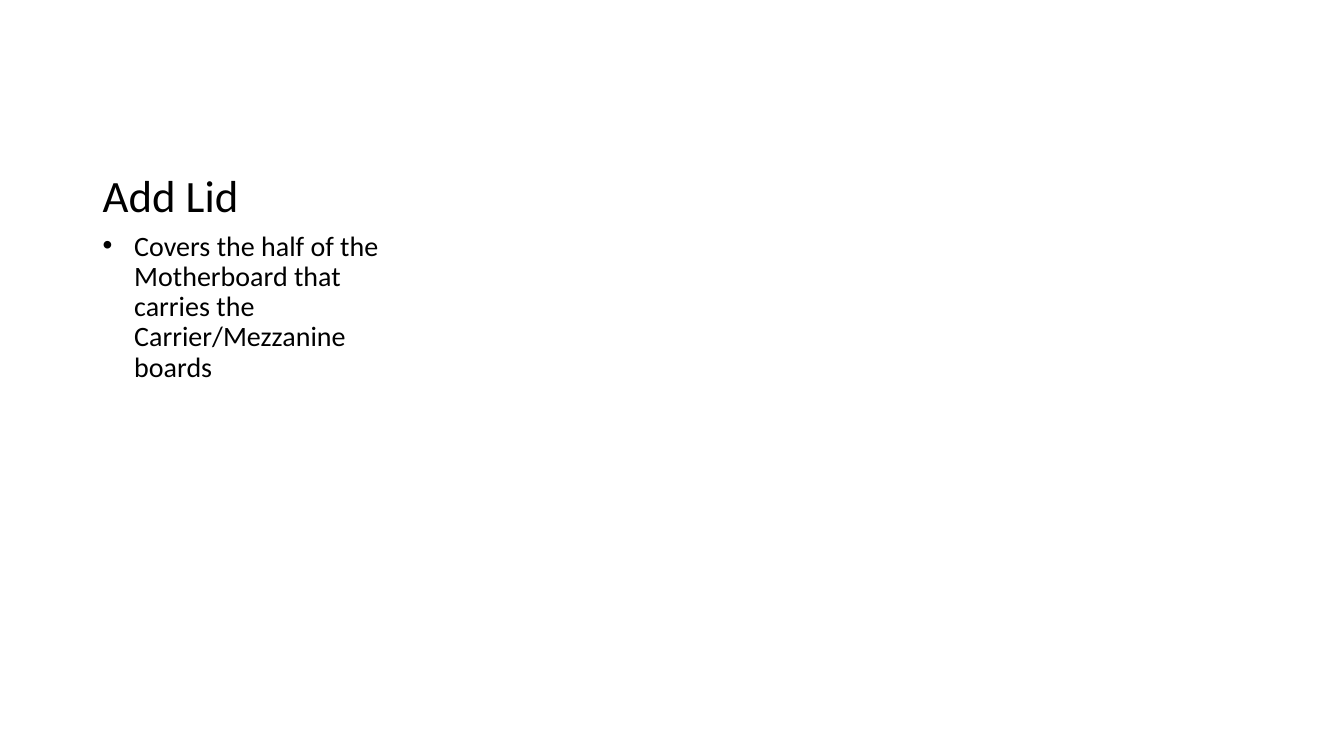
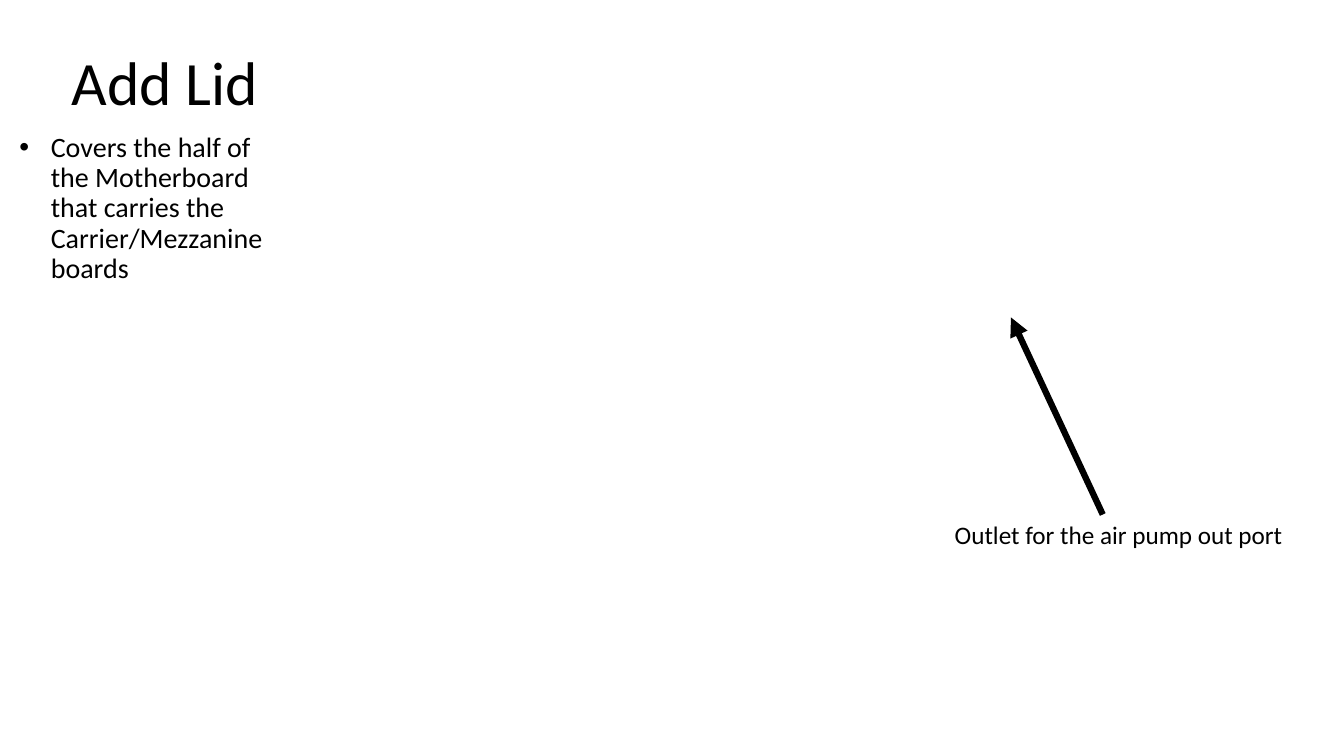
Before and after one commit to tbaralis/170828_Motherbox, a slide deck: slide 6 of 170828_Assembly.pptx. Drawn at 1344x756 pixels with LibreOffice and Linux fonts; fonts in the diff are those of the drawing; background and template pictures are left out. Boxes give left, top, right and bottom in pixels: in the first picture for what was removed or moved away, otherwise in the second. Text is boxed around its words. In the diff, an @@ line names an element or a change of style, - is before the commit and + after.

```diff
--- a/170828_Assembly.pptx
+++ b/170828_Assembly.pptx
@@ text "Add Lid": place and size @@
-text "Add Lid" at [103, 181, 239, 213]
+text "Add Lid" at [71, 62, 258, 106]
@@ text "Add Lid" at [71, 62, 258, 106]: size 32 to 44 pt; vertical alignment bottom to top @@
@@ text "Covers the half of the ..." rewrapped from [134, 236, 378, 378] to [51, 137, 262, 279] @@
@@ arrow added from (1103, 514) to (1011, 318), #000000 4.5 pt @@
@@ text added at [955, 526, 1282, 548], 18 pt, text #000000 @@
+Outlet for the air pump out port
```
Also in this commit, not shown: 9 other slides changed.
